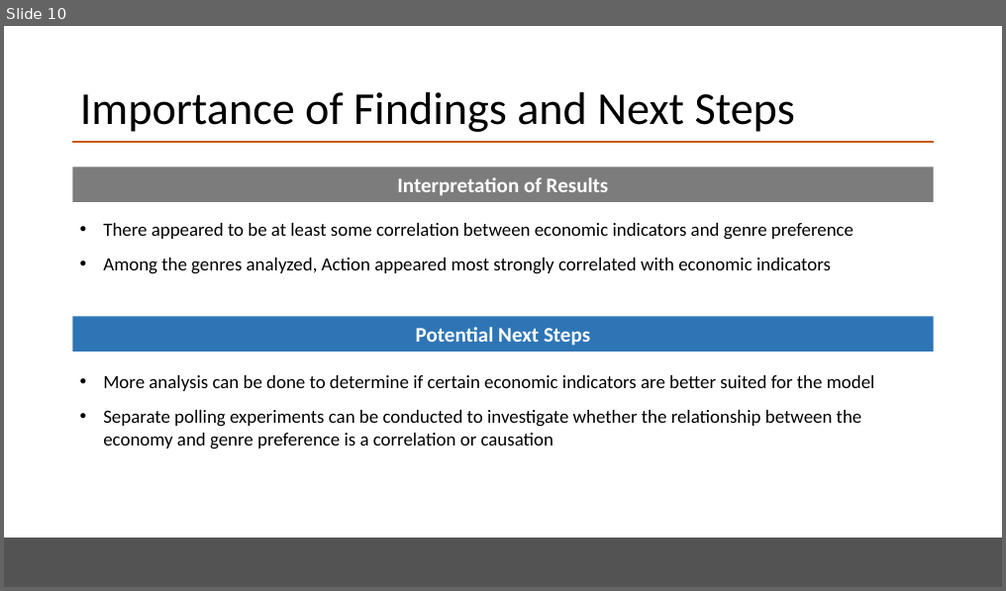
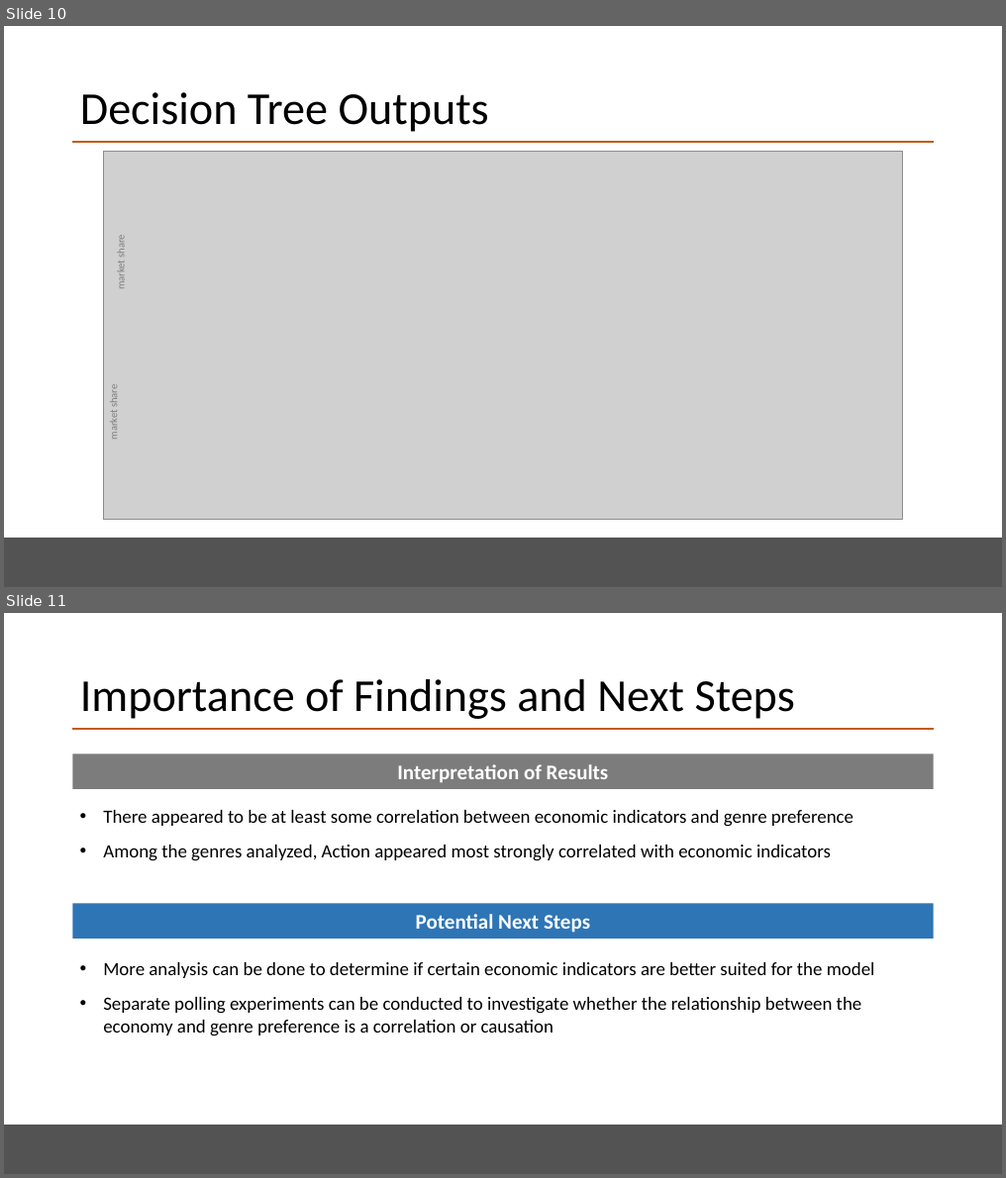
Before and after one commit to emilymcdaniel/Final_Project, a slide deck: BootCamp_FinalPres_v3.pptx. Shown one above the other, each under a label of ours: slide 10 before the commit, slides 10 and 11 after it. The pictures are 1006x591 and 1006x1178 pixels, drawn with LibreOffice and Linux fonts; fonts in the diff are those of the drawing; grey boxes stand for pictures. Boxes give left, top, right and bottom in pixels: in the first picture for what was removed or moved away, otherwise in the second. Text is boxed around its words. In the diff, an @@ line names an element or a change of style, - is before the commit and + after.

```diff
--- a/BootCamp_FinalPres_v3.pptx
+++ b/BootCamp_FinalPres_v3.pptx
@@ slide 10 added at bbox=[4, 26, 1002, 587], background #FFFFFF; not listed: 2 template elements that a slide beside it also shows @@
@@ title added at bbox=[80, 92, 489, 132], 44 pt, text #000000 @@
+Decision Tree Outputs
@@ picture added at bbox=[104, 151, 903, 519] @@
@@ text added at bbox=[115, 237, 128, 288], 10 pt, text #7C7C7C @@
+market share
@@ text added at bbox=[107, 386, 120, 439], 10 pt, text #7C7C7C @@
+market share
@@ what was slide 10 is now slide 11 @@
```
Also in this commit, not shown: 3 slides changed, 3 other slides added, 3 slides removed.
